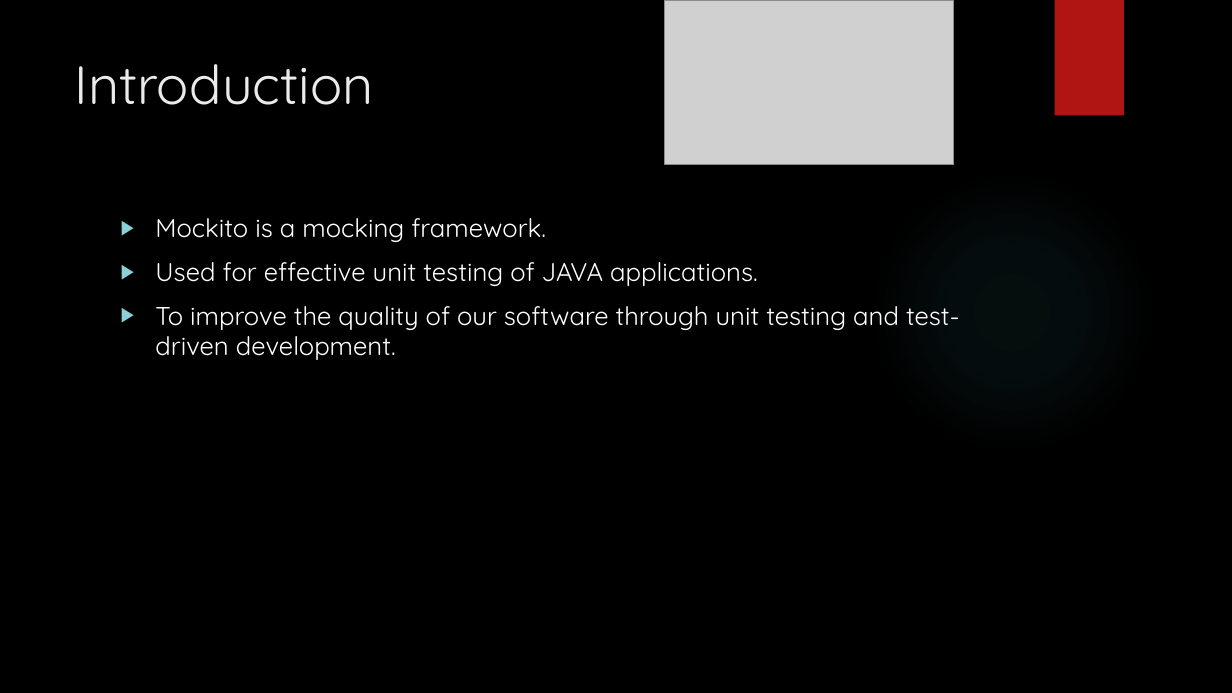
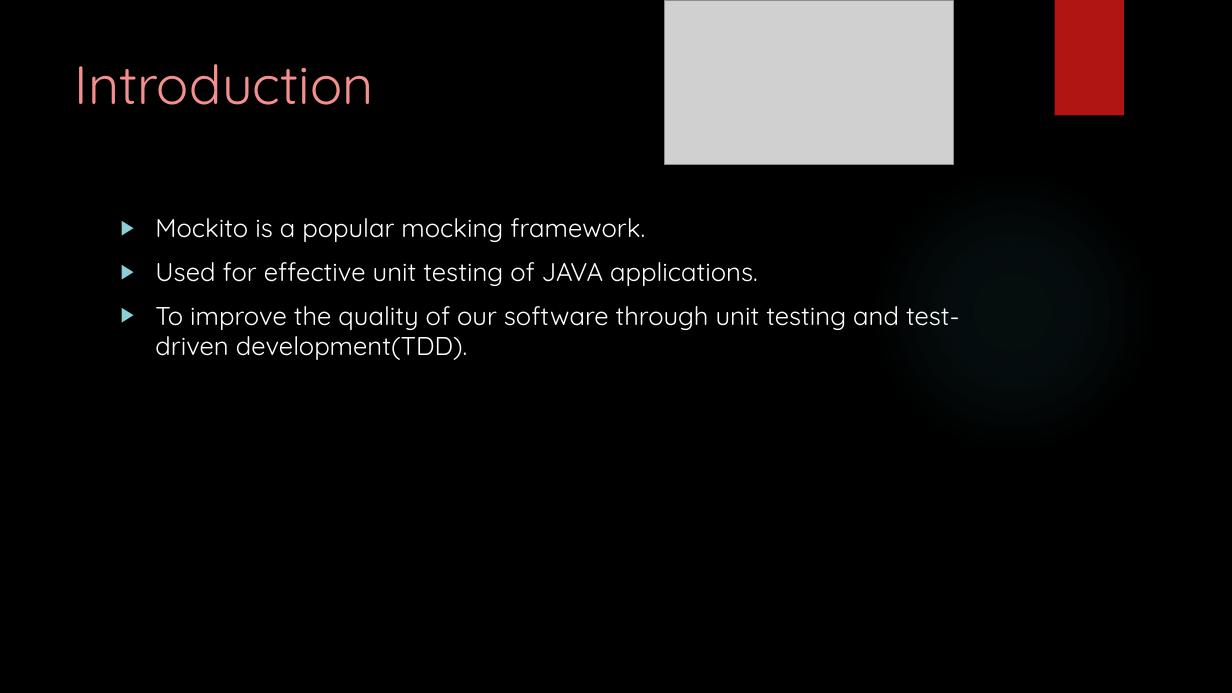
Before and after one commit to rasjaisw/training, a slide deck: slide 2 of assignments/Rashmi_jaiswal.pptx. Drawn at 1232x693 pixels with LibreOffice and Linux fonts; fonts in the diff are those of the drawing; grey boxes stand for pictures; background and template pictures are left out. Boxes give left, top, right and bottom in pixels: in the first picture for what was removed or moved away, otherwise in the second. Text is boxed around its words. In the diff, an @@ line names an element or a change of style, - is before the commit and + after.

Commit message:
rashmi mockito ppt

```diff
--- a/assignments/Rashmi_jaiswal.pptx
+++ b/assignments/Rashmi_jaiswal.pptx
@@ title "Introduction" at (75, 64, 374, 105): text colour #EBEBEB to #F38F8D @@
@@ text at (155, 218, 645, 242): text changed @@
-▶ Mockito is a mocking framework.
+▶ Mockito is a popular mocking framework.
@@ text at (155, 306, 960, 360): text changed @@
-▶ To improve the quality of our software through unit testing and test-driven development.
+▶ To improve the quality of our software through unit testing and test-driven development(TDD).
```
Also in this commit, not shown: 5 other slides changed, 9 slides added, 9 slides removed.
